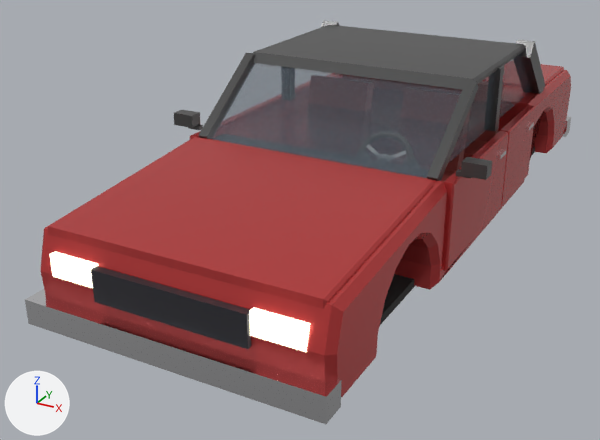
A saved change to the glTF model public/models/car_sedan.glb.
Camera for both pictures: a 50 mm camera at (2.44, -5.53, 2.82) aimed at (-0.34, -0.48, 0.3). The axes (+X, +Y, +Z) are drawn at lower left. The lights are the same throughout. The first picture is the older version. Where no turn or scale is listed for an object, it has been applied to the vertices.

The older version as bpy lines, for what is in view:
```python
me_bumper_f = bpy.data.meshes.new('Bumper_F')
me_bumper_f.from_pydata(...)  # a box spanning x -0.98..0.98, y -2.61..-2.45, z 0.32..0.48
me_bumper_f.materials.append(mat_chrome)  # white #f3f3f6
me_door_l_mirror = bpy.data.meshes.new('Door_L_Mirror')
me_door_l_mirror.from_pydata(...)  # a box spanning x 0.04..0.2, y 0.07..0.17, z 0.333..0.423; a box spanning x 0.0..0.1, y 0.1..0.14, z 0.312..0.342
me_door_l_mirror.materials.append(mat_paint2)  # dark grey #505050
me_roof = bpy.data.meshes.new('Roof')
me_roof.from_pydata(...)  # 16 vertices, 28 faces; spans x -0.87..0.87, y -0.36..1.03, z 1.42..1.48
me_roof.materials.append(mat_paint2)  # dark grey #505050
ob_bumper_f = bpy.data.objects.new('Bumper_F', me_bumper_f)
ob_bumper_f.location = (0.0, 0.0, 0.0)
ob_door_l_mirror = bpy.data.objects.new('Door_L_Mirror', me_door_l_mirror)
ob_door_l_mirror.location = (0.96, -0.95, 0.697)
ob_roof = bpy.data.objects.new('Roof', me_roof)
ob_roof.location = (0.0, 0.0, 0.0)
# also in view: 'Underbody' at (0.0, -0.01, 0.32); 'Door_L' at (0.95, -0.35, 0.7); 'Headlight_R' at (-0.66, -2.5, 0.7); 'Hood' at (0.0, -1.75, 0.94); 'Cabin_Glass' at (0.0, 0.28, 1.22)
```
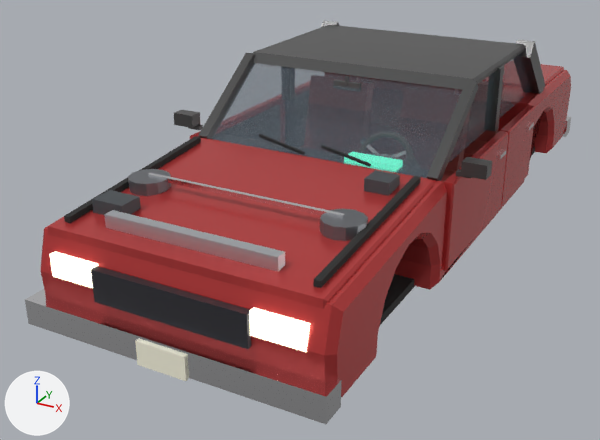
What changed in the scene script:
```text
Add me_enginebay_walls_r:
    me_enginebay_walls_r.from_pydata([(-0.82, -1.09, 0.998), (-0.82, -1.09, 1.058), (-0.82, -2.38, 0.95), (-0.82, -2.38, 0.89), (-0.78, -1.09, 0.998), (-0.78, -1.09, 1.058), (-0.78, -2.38, 0.95), (-0.78, -2.38, 0.89)], [], [(0, 1, 5), (0, 5, 4), (1, 2, 6), (1, 6, 5), (2, 3, 7), (2, 7, 6), (3, 0, 4), (3, 4, 7), (3, 2, 1), (3, 1, 0), (4, 5, 6), (4, 6, 7)])
    me_enginebay_walls_r.materials.append(mat_undercarriage)  # dark grey #303030
Add me_enginebay_walls_l:
    me_enginebay_walls_l.from_pydata([(0.78, -1.09, 0.998), (0.78, -1.09, 1.058), (0.78, -2.38, 0.95), (0.78, -2.38, 0.89), (0.82, -1.09, 0.998), (0.82, -1.09, 1.058), (0.82, -2.38, 0.95), (0.82, -2.38, 0.89)], [], [(0, 1, 5), (0, 5, 4), (1, 2, 6), (1, 6, 5), (2, 3, 7), (2, 7, 6), (3, 0, 4), (3, 4, 7), (3, 2, 1), (3, 1, 0), (4, 5, 6), (4, 6, 7)])
    me_enginebay_walls_l.materials.append(mat_undercarriage)  # dark grey #303030
Add ob_wipers:
    ob_wipers = bpy.data.objects.new('Wipers', me_wipers)  # 16 vertices, 24 faces; spans x -0.442..0.422, y -0.938..-0.862, z 1.002..1.068; in mat_undercarriage (dark grey #303030)
    ob_wipers.location = (0.0, 0.0, 0.0)
Add ob_plate_f:
    ob_plate_f = bpy.data.objects.new('Plate_F', me_plate_f)  # a box spanning x -0.16..0.16, y -2.625..-2.605, z 0.305..0.455; in mat_plate (pale yellow #f9f6e1)
    ob_plate_f.location = (0.0, 0.0, 0.0)
Add ob_enginebay_walls_r:
    ob_enginebay_walls_r = bpy.data.objects.new('EngineBay_Walls_R', me_enginebay_walls_r)
    ob_enginebay_walls_r.location = (0.0, 0.0, 0.0)
Add ob_enginebay_walls_l:
    ob_enginebay_walls_l = bpy.data.objects.new('EngineBay_Walls_L', me_enginebay_walls_l)
    ob_enginebay_walls_l.location = (0.0, 0.0, 0.0)
Add ob_enginebay_strutbar:
    ob_enginebay_strutbar = bpy.data.objects.new('EngineBay_StrutBar', me_enginebay_strutbar)  # a box spanning x -0.66..0.66, y -1.818..-1.79, z 1.019..1.047; in mat_chrome (white #f3f3f6)
    ob_enginebay_strutbar.location = (0.0, 0.0, 0.0)
Add ob_enginebay_strut__1:
    ob_enginebay_strut__1 = bpy.data.objects.new('EngineBay_Strut_-1', me_enginebay_strut__1)  # a 12-sided cylinder along z spanning x -0.79..-0.53, y -1.934..-1.674, z 0.928..1.028; in mat_chassissteel (grey #818489)
    ob_enginebay_strut__1.location = (0.0, 0.0, 0.0)
Add ob_enginebay_strut_1:
    ob_enginebay_strut_1 = bpy.data.objects.new('EngineBay_Strut_1', me_enginebay_strut_1)  # a 12-sided cylinder along z spanning x 0.53..0.79, y -1.934..-1.674, z 0.928..1.028; in mat_chassissteel (grey #818489)
    ob_enginebay_strut_1.location = (0.0, 0.0, 0.0)
Add ob_enginebay_radiator:
    ob_enginebay_radiator = bpy.data.objects.new('EngineBay_Radiator', me_enginebay_radiator)  # a box spanning x -0.558..0.558, y -2.335..-2.265, z 0.886..0.996; in mat_aluminum (light grey #d3d7dd)
    ob_enginebay_radiator.location = (0.0, 0.0, 0.0)
Add ob_enginebay_aux:
    ob_enginebay_aux = bpy.data.objects.new('EngineBay_Aux', me_enginebay_aux)  # a box spanning x -0.75..-0.53, y -2.22..-2.06, z 0.9..1.01; a box spanning x 0.56..0.72, y -1.33..-1.17, z 0.98..1.08; in mat_batteryblack (dark grey #505559)
    ob_enginebay_aux.location = (0.0, 0.0, 0.0)
```

Where the change shows, as pixel boxes (x1, y1, x2, y2) in the pictures (600 x 440 px):
'EngineBay_Radiator', added
    after: (104, 210, 285, 272)
'EngineBay_Aux', added
    after: (92, 170, 400, 215)
'EngineBay_Walls_L', added
    after: (313, 176, 421, 288)
'Plate_F', added (pale yellow)
    after: (135, 340, 188, 381)
'EngineBay_StrutBar', added
    after: (148, 173, 345, 219)
'EngineBay_Strut_1', added
    after: (320, 209, 368, 241)
'EngineBay_Walls_R', added
    after: (64, 136, 201, 223)
'EngineBay_Strut_-1', added
    after: (128, 169, 171, 196)
'Wipers', added
    after: (259, 134, 371, 167)
